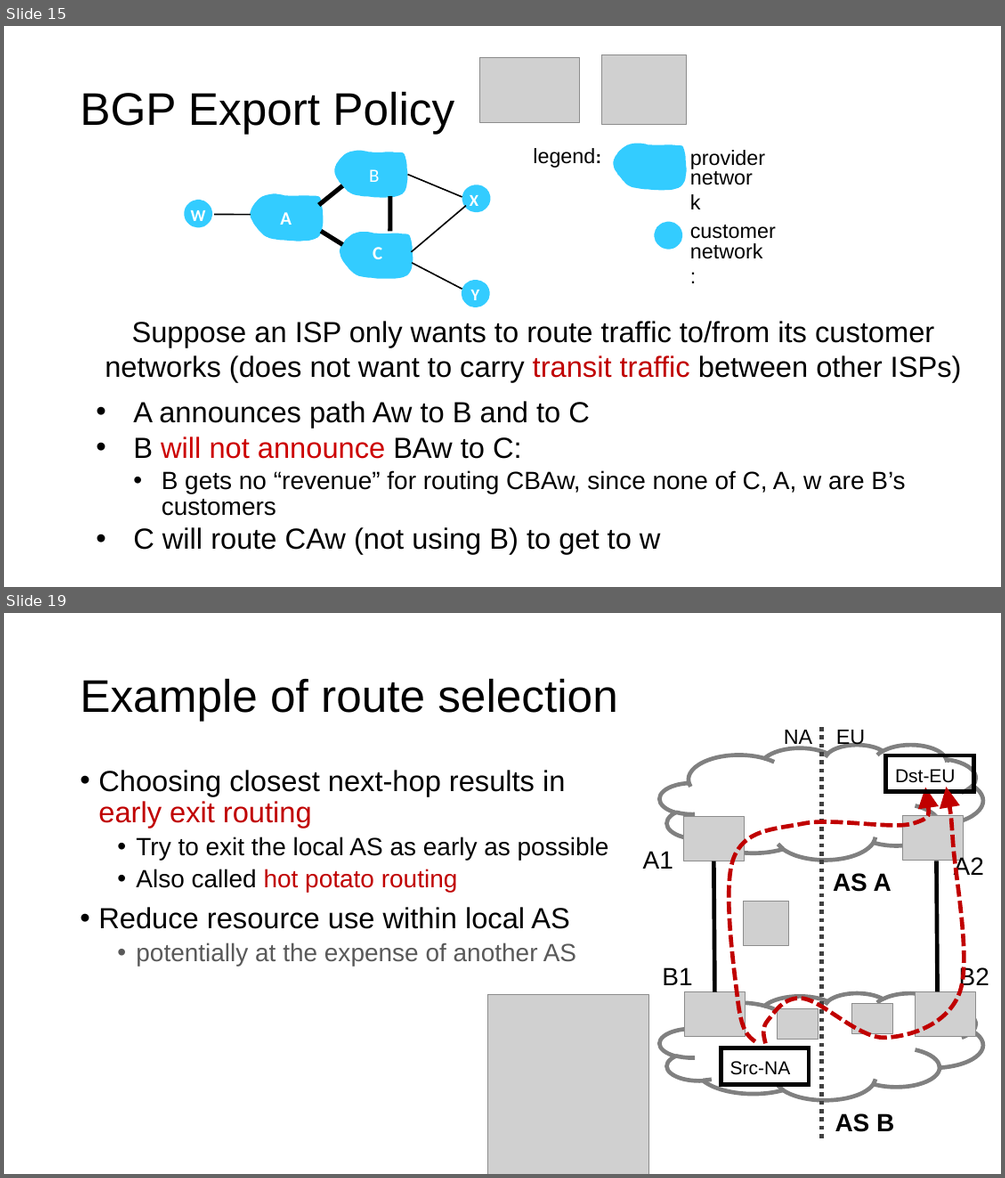
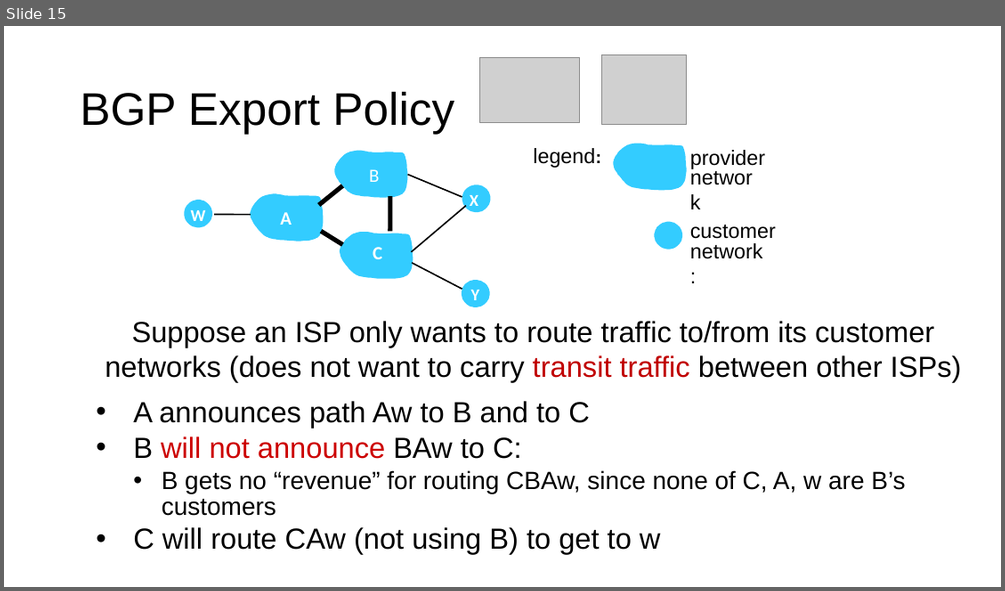
Before and after one commit to ngsrinivas/coursegen, a slide deck: ex/352-F24/staging/352-F24/lectures/25-net-routing-3.pptx. Shown one above the other, each under a label of ours: slides 15 and 19 before the commit, slide 15 after it; the slides between them are not shown. The pictures are 1005x1178 and 1005x591 pixels, drawn with LibreOffice and Linux fonts; fonts in the diff are those of the drawing; grey boxes stand for pictures. Boxes give left, top, right and bottom in pixels: in the first picture for what was removed or moved away, otherwise in the second. Text is boxed around its words. In the diff, an @@ line names an element or a change of style, - is before the commit and + after.

Commit message:
Add routing and synthesis lecture

```diff
--- a/ex/352-F24/staging/352-F24/lectures/25-net-routing-3.pptx
+++ b/ex/352-F24/staging/352-F24/lectures/25-net-routing-3.pptx
@@ slide 19 removed at box(4, 613, 1001, 1174), background #FFFFFF @@
@@ title removed at box(80, 678, 617, 721) @@
-Example of route selection
@@ cloud removed at box(660, 745, 983, 860) @@
@@ text removed at box(784, 730, 812, 748) @@
-NA
@@ line removed from (822, 728) to (822, 1141) @@
@@ text removed at box(836, 730, 865, 748) @@
-EU
@@ text removed at box(98, 770, 609, 965) @@
-• Choosing closest next-hop results in early exit routing
-  • Try to exit the local AS as early as possible
-  • Also called hot potato routing
-• Reduce resource use within local AS
-  • potentially at the expense of another AS
@@ rectangle removed at box(886, 755, 974, 793) @@
@@ text removed at box(895, 769, 955, 783) @@
-Dst-EU
@@ freeform shape removed at box(728, 787, 928, 1041) @@
@@ freeform shape removed at box(764, 787, 964, 1043) @@
@@ picture removed at box(684, 817, 744, 861) @@
@@ picture removed at box(902, 815, 963, 860) @@
@@ text removed at box(643, 851, 673, 868) @@
-A1
@@ line removed from (713, 861) to (715, 992) @@
@@ text removed at box(833, 873, 891, 892) @@
-AS A
@@ line removed from (937, 860) to (938, 991) @@
@@ text removed at box(954, 855, 984, 879) @@
-A2
@@ picture removed at box(744, 900, 789, 946) @@
@@ text removed at box(662, 967, 692, 985) @@
-B1
@@ text removed at box(959, 966, 989, 989) @@
-B2
@@ picture removed at box(488, 995, 649, 1174) @@
@@ cloud removed at box(660, 993, 983, 1100) @@
@@ picture removed at box(685, 992, 745, 1037) @@
@@ picture removed at box(777, 1008, 818, 1038) @@
@@ picture removed at box(852, 1004, 893, 1033) @@
@@ picture removed at box(914, 991, 975, 1037) @@
@@ rectangle removed at box(721, 1048, 809, 1085) @@
@@ text removed at box(730, 1061, 791, 1075) @@
-Src-NA
@@ text removed at box(835, 1113, 894, 1132) @@
-AS B
```
Also in this commit, not shown: 22 other slides removed, 4 other files.
